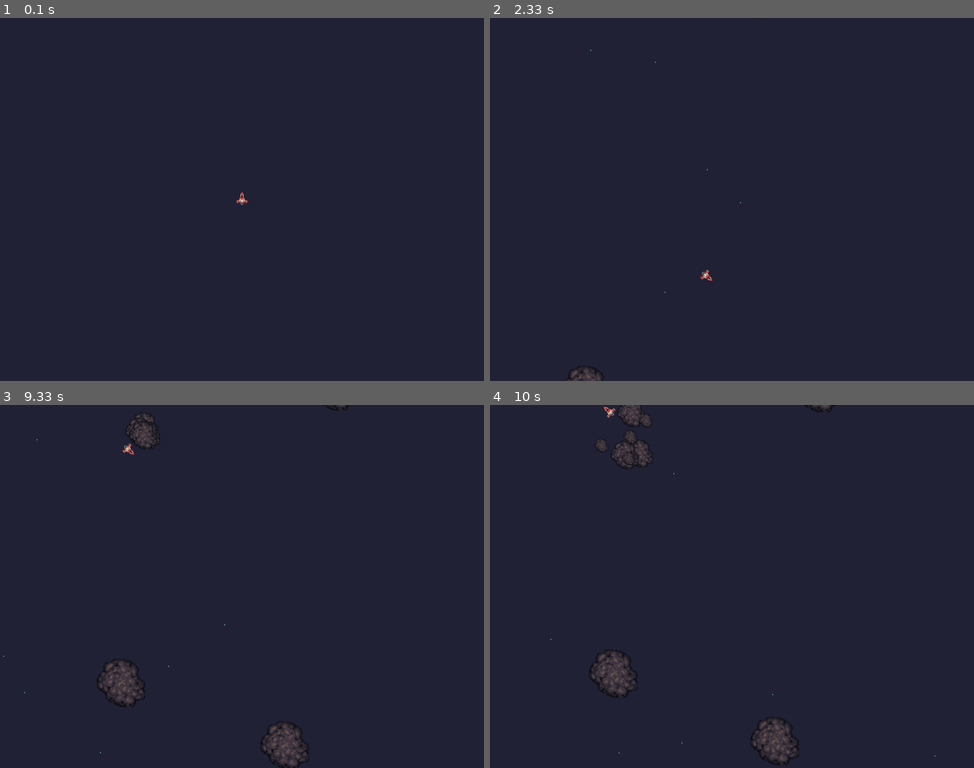
Above: before the commit, frames 1-4 (two rows, left to right).
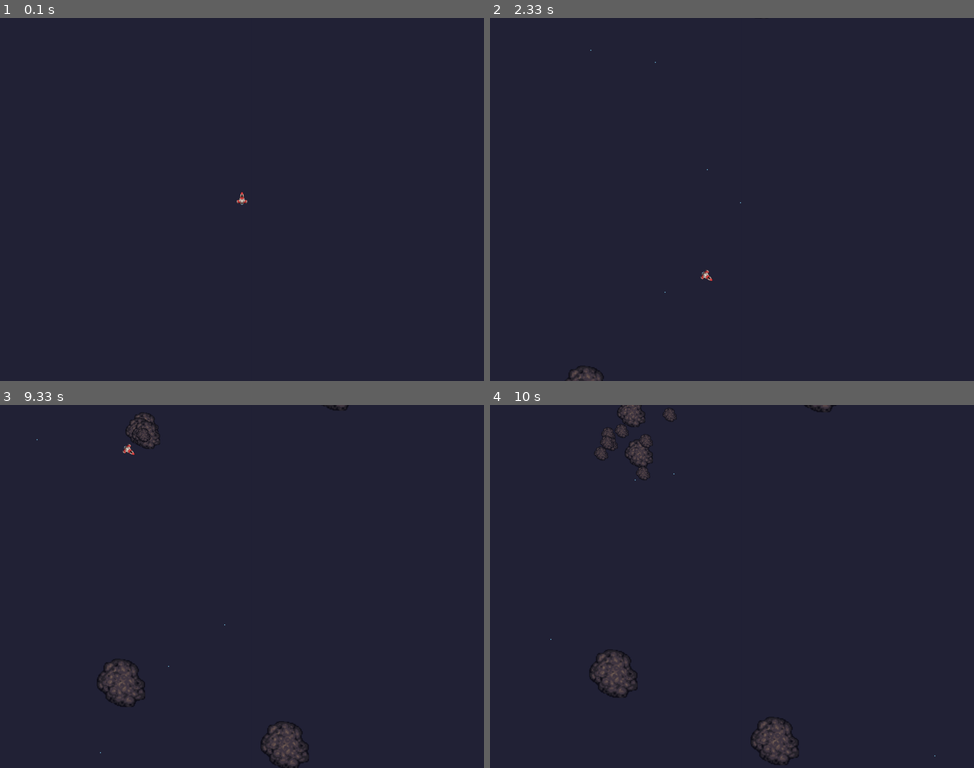
Above: after the commit, the same moments.

Repository: mattstoneham/Pygame
Game: pygame game, started from asteroids/asteroids.py
Same seed, same stepped clock (60 frames per second), same inputs: the game is played once before the commit and once after it.
Inputs:
- Up to frame 1 (0.1 s): no input
- Up to frame 2 (2.33 s): hold D 0.33-0.8 s; hold W 0.83-1.13 s; tap Space at 0.9, 1.23, 1.53, 1.73, 2.03, 2.3 s; hold D 1.17-1.63 s; hold A 1.67-2.2 s; hold A from 2.23 s (still down)
- Up to frame 3 (9.33 s): tap Space at 2.6, 2.73, 3.13, 3.43, 3.8, 4.1, 4.3, 4.6, 4.8, 5.13, 5.43, 5.63, 5.93, 6.2, 6.5, 6.63, 7.03, 7.33, 7.7, 8, 8.2, 8.5, 8.7, 9.03 s; release A at 2.63 s; hold W 2.67-3.03 s; hold D 3.07-3.7 s; hold A 3.73-4.2 s; hold D 4.23-4.7 s; hold W 4.73-5.03 s; hold D 5.07-5.53 s; hold A 5.57-6.1 s; hold A 6.13-6.53 s; hold W 6.57-6.93 s; hold D 6.97-7.6 s; hold A 7.63-8.1 s; hold D 8.13-8.6 s; hold W 8.63-8.93 s; hold D from 8.97 s (still down)
- Up to frame 4 (10 s): tap Space at 9.33, 9.53, 9.83 s; release D at 9.43 s; hold A from 9.47 s (still down)

Frames 1-2 are identical in both runs. In frame 3, 0.1% of the frame differs, in the area x 0-33%, y 4-80%; in frame 4, 0.5%, in the area x 21-59%, y 0-96%.

Commit message:
Restructured Player class to inherit from SpaceObject class.
Modified SpaceObject class to accomodate this

Diff:
--- a/asteroids/asteroids.py
+++ b/asteroids/asteroids.py
@@ -80,19 +80,42 @@
 
     def collision_check(self, objects=[]):
         # checks for collisions against sprites in passed list
-        for object in objects:
-            if pygame.sprite.collide_circle(self, object):
-                #print('collision event: {0} {1}'.format(self, object))
-                self.on_collide(colliding_object=object)
-                break  # run no further collision checks if collide detected
+        if self.do_collision_check:
+            for object in objects:
+                if pygame.sprite.collide_circle(self, object):
+                    #print('collision event: {0} {1}'.format(self, object))
+                    self.on_collide(colliding_object=object)
+                    break  # run no further collision checks if collide detected
 
     def set_wraparound(self):
         # wraparound behaviour, false by default. This method can be overwritten to modify this (see Asteroid class)
         return False
 
+    def update_motion_vector(self):
+        # modify the motion vector here
+        pass
+
+    def update_orientation(self):
+        # modify the sprite rotation here
+        pass
+
+    def on_end_update(self):
+        # do something afer the update if required
+        pass
+
     def update(self):
         if self.health > 0:
-            # update position of sprite and rect for this frame
+            self.update_motion_vector()     # optionally change the motion vector
+            self.update_orientation()       # optionally change the orientation
+
+            # update sprite rotation
+            old_center = self.rect.center  # cache the center of the current sprite rect
+            self.image = pygame.transform.rotate(self.image_original, self.orientation)  # recreate image from clean transform of original
+            self.rect = self.image.get_rect()  # grab the rect of the new image
+            self.rect.center = old_center  # ... and position it in the same center as the previous one
+            self.image.set_colorkey(COLOURS['BLACK'])  # new image, so need to colour key
+
+            # update sprite position
             self.wraparound = self.set_wraparound()  # check if conditions have been met to enable/disable wraparound
 
             if self.wraparound:
@@ -113,39 +136,36 @@
             print('{0} health reached zero'.format(self))
             self.on_health_zero()
 
-
-class Player(pygame.sprite.Sprite):
-
-    # global variables
-    global GameState, SPRITEDIR, COLOURS
+        self.on_end_update()    # optionally, do something after the update
+
+class Player(SpaceObject):
 
     # static properties
     TYPE = 'Player'
     THRUST_V = pygame.Vector2(0,-0.05)  # the polar vector of a thrust impulse
-    MAX_ROTATION_STEP = 4  # the max step value (per frame) of a rotation
-    MIN_ROTATION_STEP = 0.001  # the min step value (per frame) of a rotation
-    INERTIA = 99.5  # decay rate (as a percentage) of the movement vector
-    ROTATION_DECAY = 97  # the rotation step decay rate
-
+    MAX_ROTATION_STEP = 4               # the max step value (per frame) of a rotation
+    MIN_ROTATION_STEP = 0.001           # the min step value (per frame) of a rotation
+    INERTIA = 99.5                      # motion vector decay rate (as a percentage) of the movement vector
+    ROTATION_DECAY = 97                 # the rotation step decay rate
 
     def __init__(self, window):  # class constructor
-        pygame.sprite.Sprite.__init__(self)  # init the parent class
+        SpaceObject.__init__(self, window)  # init the parent class
+
+        self.state = 'playing'  # dead, playing, exploding, teleporting
 
         # class properties
-        self.player_name = ''
-        self.score = 0
+        self.thrust_vector = pygame.Vector2(0,0)    # thrust vector, added to the motion vector
+        self.rotate_step = self.MIN_ROTATION_STEP   # rotation step, changes to give ease-in behaviour
+        self.last_rotate_direction = None           # rotate tracker, part of the rotation ease-in code
+        self.last_fire = 0                          # time in milliseconds since last fired
+        self.firing_interval = 200                  # interval in millisecond between firing
+        self.projectile_speed = 3                   # speed of fired projectile
         self.lives = 3
-        self.position = pygame.Vector2(0,0)
-        self.orientation = 0
-        self.motion_vector = pygame.Vector2(0,0)
-        self.thrust_vector = pygame.Vector2(0,0)
-        self.rotate_step = self.MIN_ROTATION_STEP
-        self.last_rotate_direction = None
-        self.last_fire = 0 # time in milliseconds since last fired
-        self.firing_interval = 200 # interval in millisecond between firing
-        self.projectile_speed = 3  # speed of fired projectile
+        self.do_collision_check = True
 
         self.window = window  # store a link to the window obj so we can query info about it
+
+        # load our sprites, keep an original as rotation is lossy!
         self.ship_original = pygame.image.load(os.path.join(SPRITEDIR, 'player.png'))#.convert()
         self.ship_original = pygame.transform.smoothscale(self.ship_original, (26, 38))
         self.shipthrust_original = pygame.image.load(os.path.join(SPRITEDIR, 'player_thrust.png'))#.convert()
@@ -153,30 +173,35 @@
         self.image_original = self.ship_original.copy()
         self.image = self.image_original.copy()  # this one will be the transformed result of ...orig
         self.image.set_colorkey((COLOURS['BLACK']))
-        self.screenpadding = (self.image_original.get_rect().size[0] / 2)
-        self.rect = self.image.get_rect()
+
+        self.rebuild()  # reset rect, radius and screen wrap padding values to new loaded image
+
+        # initial spawn position
         self.position.xy = window.get_center()[0], window.get_center()[1]
         self.rect.center = self.position
-        self.last_update = 0
-
-    def explode(self):  # triggered if collision between player and asteroid
-        self.state = 'Exploding'
-        self.draw = False  # set flag so ship isn't drawn until re-spawned
+
+    def on_health_zero(self):
         self.lives -= 1
+        print('Lost a life, you clumsy oaf')
+        self.state = 'exploding'
+        # remove from the play
         if self.lives == 0:
+            print('He\'s dead, Jim')
+            pygame.sprite.Sprite.kill(self)
             GameState = 'game over'
 
+    def set_wraparound(self):
+        return True
 
     def rotate(self, direction):
-        '''
-        Generates the amount to rotate for the frame. The rotation step amount eases in.
-        '''
-        if not self.last_rotate_direction:  #
+        # reset the rotation step to min if the rotation direction has changed
+        if not self.last_rotate_direction:
             self.last_rotate_direction = direction
         if not direction == self.last_rotate_direction:
             self.rotate_step = self.MIN_ROTATION_STEP
             self.last_rotate_direction = direction
         this_rotate = self.rotate_step
+
         if direction == 'cw':
             this_rotate = self.rotate_step *-1
         self.orientation += this_rotate # add this rotate into ship orientation
@@ -191,8 +216,14 @@
         # set thrust vector to zero, else it'll keep adding
         self.thrust_vector.xy = 0, 0
 
-    def update(self):
-
+    def update_motion_vector(self):
+        # decay the main vector
+        self.motion_vector.x = (self.motion_vector.x / 100) * self.INERTIA
+        self.motion_vector.y = (self.motion_vector.y / 100) * self.INERTIA
+        # add the thrust vector to the main motion vector
+        self.motion_vector += self.thrust_vector
+
+    def update_orientation(self):
         # update rotation
         # decay the rotation step
         self.rotate_step = (self.rotate_step / 100) * self.ROTATION_DECAY
@@ -202,34 +233,11 @@
             self.orientation -= 360
         if self.orientation < 0:
             self.orientation += 360
-        old_center = self.rect.center  # cache the center of the current sprite rect
-        self.image = pygame.transform.rotate(self.image_original, self.orientation)  # recreate image from clean transform of original
-        self.rect = self.image.get_rect()  # grab the rect of the new image
-        self.rect.center = old_center  # ... and position it in the same center as the previous one
-        self.image.set_colorkey(COLOURS['BLACK'])  # new image, so need to colour key
-
-        # update position
-        # decay the main vector
-        self.motion_vector.x = (self.motion_vector.x / 100) * self.INERTIA
-        self.motion_vector.y = (self.motion_vector.y / 100) * self.INERTIA
-        # add the thrust vector to the main motion vector
-        self.motion_vector += self.thrust_vector
-        # update the position with our new vector
-        self.position += self.motion_vector
-        # screen position wrap around
-        if self.position.x < -self.screenpadding:
-            self.position.x = self.window.WINDOWSIZE[0] + self.screenpadding
-        if self.position.x > self.window.WINDOWSIZE[0] + self.screenpadding:
-            self.position.x = -self.screenpadding
-        if self.position.y < -self.screenpadding:
-            self.position.y = self.window.WINDOWSIZE[1] + self.screenpadding
-        if self.position.y > self.window.WINDOWSIZE[1] + self.screenpadding:
-            self.position.y = -self.screenpadding
-        # finally, update the rect position by assigning the vect to rect.center
-        self.rect.center = self.position
-
-        # self.last_update = timenow
+
+    def on_end_update(self):
+        # do something afer the update
         self.image_original = self.ship_original.copy()
+
 
 
 class Asteroid(SpaceObject):
@@ -253,7 +261,6 @@
 
         self.stage = stage
         self.health = 100
-        self.do_collision_check = False
         self.min_velocity = 0.05     # default values for 100 x 100 sprite
         self.max_velocity = 0.4    # default values for 100 x 100 sprite
         self.rotation_speed = 1     # default values for 100 x 100 sprite
@@ -349,7 +356,7 @@
         self.spawntime = spawntime
         self.health = 1
         self.damage = 100
-        self.lifespan = 2000  # milliseconds
+        self.lifespan = 1500  # milliseconds
         # print('spawned projectile at {0} with vector {1}'.format(self.position, self.motion_vector))
         self.window = window
 
@@ -361,15 +368,12 @@
         return True
 
 
-
 class Explosion(SpaceObject):
 
     # resources
 
     def __init__(self, window):  # class constructor
         SpaceObject.__init__(self, window)  # init the parent class
-
-
 
 
 
@@ -446,10 +450,6 @@
 
         for event in pygame.event.get():
 
-            # collision event check and handling
-            # if player/asteroid collide detected
-                # player.Explode()
-                # spawn an explosion
 
             if event.type == QUIT:
                 pygame.quit()
@@ -462,6 +462,11 @@
                 projectile.collision_check(asteroid_sprites)
                 projectile.last_collision_check = timenow
 
+        for player in player_sprites:
+            if (timenow - player.last_collision_check) > COLLISION_TICK:
+                player.collision_check(asteroid_sprites)
+                player.last_collision_check = timenow
+
 
         # Update
         player_sprites.update()
@@ -482,3 +487,37 @@
 
 if __name__ == '__main__':
     main()
+
+
+
+'''
+
+
+if player health zero
+    stop drawing ship
+    stop collision checking ship
+
+
+
+
+
+
+
+To Do:
+
+link projectile speed to player property
+player collision
+more asteroid spawning
+score, lives display
+teleporting
+add starting health to asteroid dict, plus hit but not die effect (flash)
+...for massive asteroids, add extra stages
+powerup drops from asteroids - lives, damage, fire rate, teleports
+add probability spread to asteroid types
+add explosions
+add flying saucer that shoots at you
+multiplayer
+multiplayer drops that affect the opponent - speed, instability?
+
+
+'''
